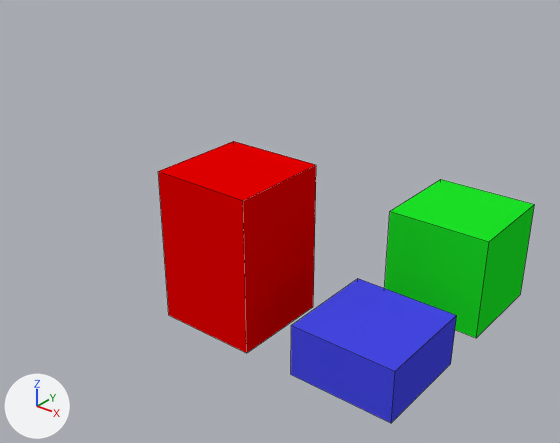
What one commit did to the Blender file models/buildings.blend.
One viewpoint serves both versions: a 50 mm lens placed at (5.65, -9.62, 8.19), pointed at (-2.88, 1.05, 1.58). Every picture has the same lights, and +X, +Y and +Z are marked at lower left. Mesh edges are drawn as thin lines.

The older version as bpy lines, for what is in view:
```python
me_plane_032 = bpy.data.meshes.new('Plane.032')
me_plane_032.from_pydata(...)  # a box spanning x -1.0..1.0, y -1.0..1.0, z 0.0..1.0
me_plane_032.materials.append(mat_material_002)  # blue #4548e7
me_plane_033 = bpy.data.meshes.new('Plane.033')
me_plane_033.from_pydata(...)  # a box spanning x -1.0..1.0, y -1.0..1.0, z 0.0..2.0
me_plane_033.materials.append(mat_material_003)  # green #1de727
me_plane_034 = bpy.data.meshes.new('Plane.034')
me_plane_034.from_pydata(...)  # a box spanning x -1.0..1.0, y -1.0..1.0, z 0.0..3.0
me_plane_034.materials.append(mat_material_004)  # red #e70000
ob_building1 = bpy.data.objects.new('building1', me_plane_032)
ob_building1.location = (0.0, 0.0, 0.0)
ob_building2 = bpy.data.objects.new('building2', me_plane_033)
ob_building2.location = (0.0, 3.0, 0.0)
ob_building3 = bpy.data.objects.new('building3', me_plane_034)
ob_building3.location = (-3.0, 0.0, 0.0)
```
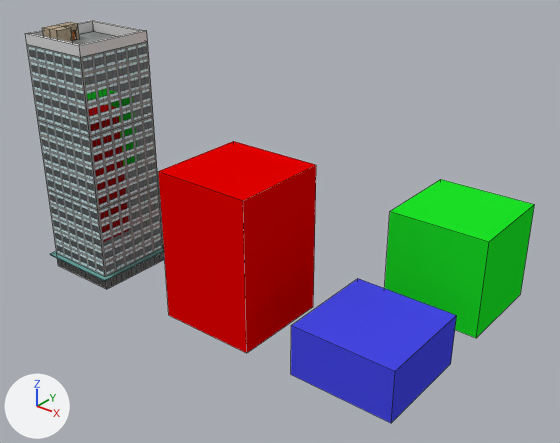
Pixel boxes [x1, y1, x2, y2] of what changed, in the pictures (560 x 443 px):
```json
{"object": "building4", "change": "added", "after": [25, 20, 164, 289], "faces in mat_b1bodymat": [27, 41, 163, 277], "faces in mat_b1topbordermat (light grey #d8d8d8)": [25, 20, 148, 57], "faces in mat_b1floormat": [57, 252, 164, 289], "faces in mat_b1floordeco (cyan #6ea5a1)": [50, 245, 164, 281], "faces in mat_b1topbuild (picture img_building1topbuild_jpg_002)": [43, 22, 80, 42]}
```

Edits to the scene script, one JSON object a line:
```json
{"op": "add", "block": "img_building1roof_jpg_002", "code": ["img_building1roof_jpg_002 = load_image('building1roof.jpg.002', '../textures/building1/building1roof.jpg', 640, 480, 'sRGB')"]}
{"op": "add", "block": "img_building1topdoor_jpg_002", "code": ["img_building1topdoor_jpg_002 = load_image('building1Topdoor.jpg.002', '../textures/building1/building1Topdoor.jpg', 663, 1205, 'sRGB')"]}
{"op": "add", "block": "img_building1bw_jpg", "code": ["img_building1bw_jpg = load_image('building1BW.jpg', '../textures/building1/building1BW.jpg', 655, 700, 'sRGB')"]}
{"op": "add", "block": "img_building1_jpg_002", "code": ["img_building1_jpg_002 = load_image('building1.jpg.002', '../textures/building1/building1.jpg', 655, 700, 'sRGB')"]}
{"op": "add", "block": "img_building1topbuild_jpg_002", "code": ["img_building1topbuild_jpg_002 = load_image('building1topbuild.jpg.002', '../textures/building1/building1topbuild.jpg', 2048, 1360, 'sRGB')"]}
{"op": "add", "block": "img_building1doors_jpg_002", "code": ["img_building1doors_jpg_002 = load_image('building1Doors.jpg.002', '../textures/building1/building1Doors.jpg', 803, 491, 'sRGB')"]}
{"op": "add", "block": "img_building1doorsbw_jpg_002", "code": ["img_building1doorsbw_jpg_002 = load_image('building1DoorsBW.jpg.002', '../textures/building1/building1DoorsBW.jpg', 803, 491, 'sRGB')"]}
{"op": "add", "block": "mat_b1topbordermat", "code": ["mat_b1topbordermat = diffuse_material('b1topbordermat')", "mat_b1topbordermat.base_color = (0.686, 0.686, 0.686)  # light grey #d8d8d8"]}
{"op": "add", "block": "mat_b1topmat", "code": ["mat_b1topmat = diffuse_material('b1topmat')", "mat_b1topmat.texture = img_building1roof_jpg_002"]}
{"op": "add", "block": "mat_b1doortopmat", "code": ["mat_b1doortopmat = diffuse_material('b1doortopmat')", "mat_b1doortopmat.texture = img_building1topdoor_jpg_002"]}
{"op": "add", "block": "mat_b1bodymat", "code": ["mat_b1bodymat = bpy.data.materials.new('b1bodymat')", "# colours: grey #959595", "# uses the picture img_building1_jpg_002", "# uses the picture img_building1bw_jpg"]}
{"op": "add", "block": "mat_b1topbuild", "code": ["mat_b1topbuild = diffuse_material('b1topbuild')", "mat_b1topbuild.texture = img_building1topbuild_jpg_002"]}
{"op": "add", "block": "mat_b1floormat", "code": ["mat_b1floormat = bpy.data.materials.new('b1floormat')", "# colours: grey #8e8e8e", "# uses the picture img_building1doors_jpg_002", "# uses the picture img_building1doorsbw_jpg_002"]}
{"op": "add", "block": "mat_b1floordeco", "code": ["mat_b1floordeco = diffuse_material('b1floordeco')", "mat_b1floordeco.base_color = (0.155, 0.376, 0.355)  # cyan #6ea5a1"]}
{"op": "add", "block": "me_plane_019", "code": ["me_plane_019 = bpy.data.meshes.new('Plane.019')", "me_plane_019.from_pydata(...)  # 88 vertices, 57 faces; spans x -1.0..1.0, y -1.0..1.0, z 0.0..5.67", "# faces by material slot: [6, 1, 1, 21, 4, 12, 12]", "me_plane_019.materials.append(mat_b1floordeco)  # cyan #6ea5a1", "me_plane_019.materials.append(mat_b1doortopmat)  # picture img_building1topdoor_jpg_002", "me_plane_019.materials.append(mat_b1topmat)  # picture img_building1roof_jpg_002", "me_plane_019.materials.append(mat_b1topbuild)  # picture img_building1topbuild_jpg_002", "me_plane_019.materials.append(mat_b1floormat)", "me_plane_019.materials.append(mat_b1topbordermat)  # light grey #d8d8d8", "me_plane_019.materials.append(mat_b1bodymat)"]}
{"op": "add", "block": "ob_building4", "code": ["ob_building4 = bpy.data.objects.new('building4', me_plane_019)", "ob_building4.location = (-6.5, -0.31, 0.0)", "ob_building4.scale = (0.9, 0.9, 0.9)"]}
```
